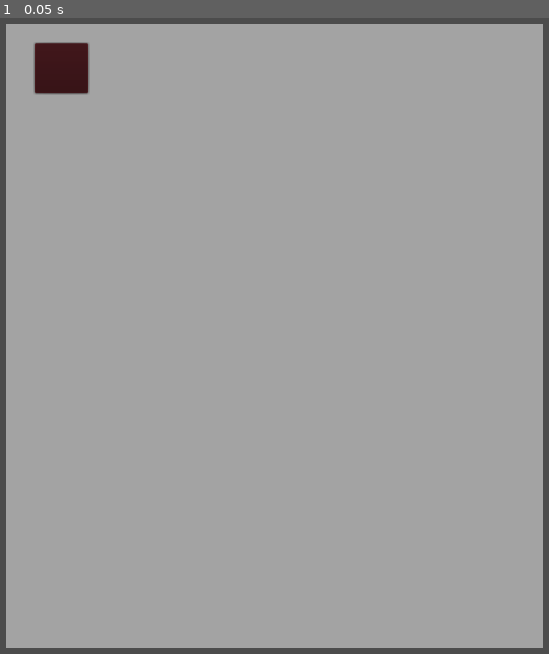
Above: before the commit, frame 1.
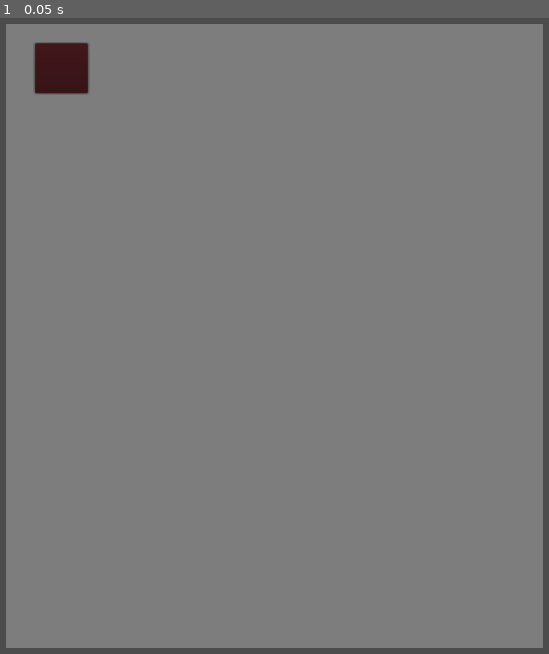
Above: after the commit, the same moment.

Repository: UPDCS192Group4/PusoyDosOnline
Game: Godot game, scene res://Profile/UserProfile.tscn
Same seed, same stepped clock (60 frames per second), same inputs: the game is played once before the commit and once after it. This scene is started directly instead of the project's main scene.
Inputs:
- Up to frame 1 (0.05 s): no input

The runs differ from the first frame. In frame 1, 95% of the frame differs, in the area x 1-99%, y 0-100%.

Commit message:
Changed Donate button to Profile button to display own profile

Diff:
--- a/project/Home/Home.gd
+++ b/project/Home/Home.gd
@@ -3,6 +3,7 @@
 var sidepanel = null
 var leaderboards_scene = preload("res://Leaderboards/Leaderboards.tscn")
 var friends_scene = preload("res://Friends/Friendslist.tscn")
+var profile_scene = preload("res://Profile/UserProfile.tscn")
 
 func _ready():
 	$ClearRequest.connect("request_completed", self, "_on_ClearRequest_request_completed")
@@ -112,6 +113,11 @@
 func _on_FriendsButton_pressed():
 	change_sidepanel(friends_scene)
 
-func _on_Donate_pressed():
-	print("Thank you for your support!")
-	# AccountInfo.fetchProfile()
+func _on_Profile_pressed():
+	if not AccountInfo.logged_in:
+		return
+	var root = get_tree().get_root()
+	var profile_panel = profile_scene.instance()
+	root.add_child(profile_panel)
+	profile_panel.get_profile(AccountInfo.username)
+	profile_panel.is_child = true
--- a/project/Home/Home.tscn
+++ b/project/Home/Home.tscn
@@ -104,20 +104,20 @@
 custom_fonts/font = ExtResource( 1 )
 text = "Rules"
 
-[node name="Donate" type="VBoxContainer" parent="ContainerBox/ContainerBox/ContainerBox"]
+[node name="Profile" type="VBoxContainer" parent="ContainerBox/ContainerBox/ContainerBox"]
 margin_top = 582.0
 margin_right = 296.0
 margin_bottom = 772.0
 size_flags_horizontal = 3
 size_flags_vertical = 3
 
-[node name="Button" type="Button" parent="ContainerBox/ContainerBox/ContainerBox/Donate"]
-margin_right = 296.0
-margin_bottom = 190.0
-size_flags_horizontal = 3
-size_flags_vertical = 3
-custom_fonts/font = ExtResource( 1 )
-text = "Donate"
+[node name="Button" type="Button" parent="ContainerBox/ContainerBox/ContainerBox/Profile"]
+margin_right = 296.0
+margin_bottom = 190.0
+size_flags_horizontal = 3
+size_flags_vertical = 3
+custom_fonts/font = ExtResource( 1 )
+text = "Profile"
 
 [node name="DummyBox3" type="VBoxContainer" parent="ContainerBox/ContainerBox"]
 margin_left = 363.0
@@ -257,6 +257,6 @@
 
 [connection signal="pressed" from="ContainerBox/ContainerBox/ContainerBox/Play/PlayButton" to="." method="_on_PlayButton_pressed"]
 [connection signal="pressed" from="ContainerBox/ContainerBox/ContainerBox/LeaderBoards/Button" to="." method="_on_LeaderboardsButton_pressed"]
-[connection signal="pressed" from="ContainerBox/ContainerBox/ContainerBox/Donate/Button" to="." method="_on_Donate_pressed"]
+[connection signal="pressed" from="ContainerBox/ContainerBox/ContainerBox/Profile/Button" to="." method="_on_Profile_pressed"]
 [connection signal="pressed" from="ContainerBox/BottomBox/Buttons/Logout/LogoutButton" to="." method="_on_LogoutButton_pressed"]
 [connection signal="pressed" from="ContainerBox/BottomBox/Buttons/Friends/FriendsButton" to="." method="_on_FriendsButton_pressed"]
--- a/project/Profile/UserProfile.tscn
+++ b/project/Profile/UserProfile.tscn
@@ -24,7 +24,7 @@
 [node name="ColorRect" type="ColorRect" parent="."]
 anchor_right = 1.0
 anchor_bottom = 1.0
-color = Color( 0.639216, 0.639216, 0.639216, 1 )
+color = Color( 0.490196, 0.490196, 0.490196, 1 )
 __meta__ = {
 "_edit_use_anchors_": false
 }
